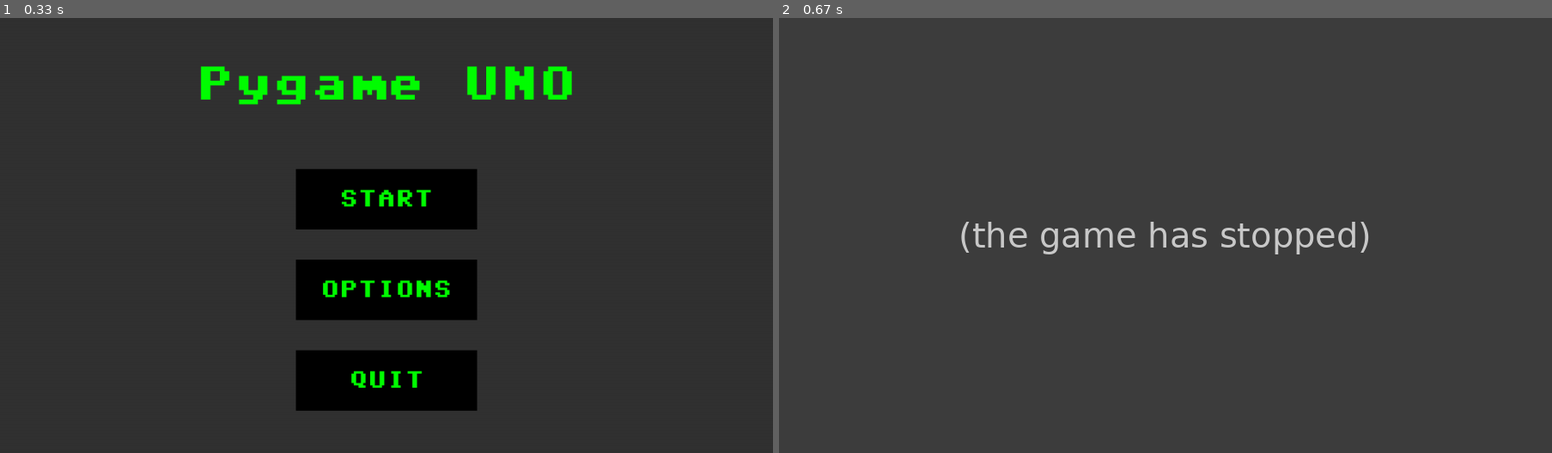
Above: before the commit, frames 1-2 (left to right).
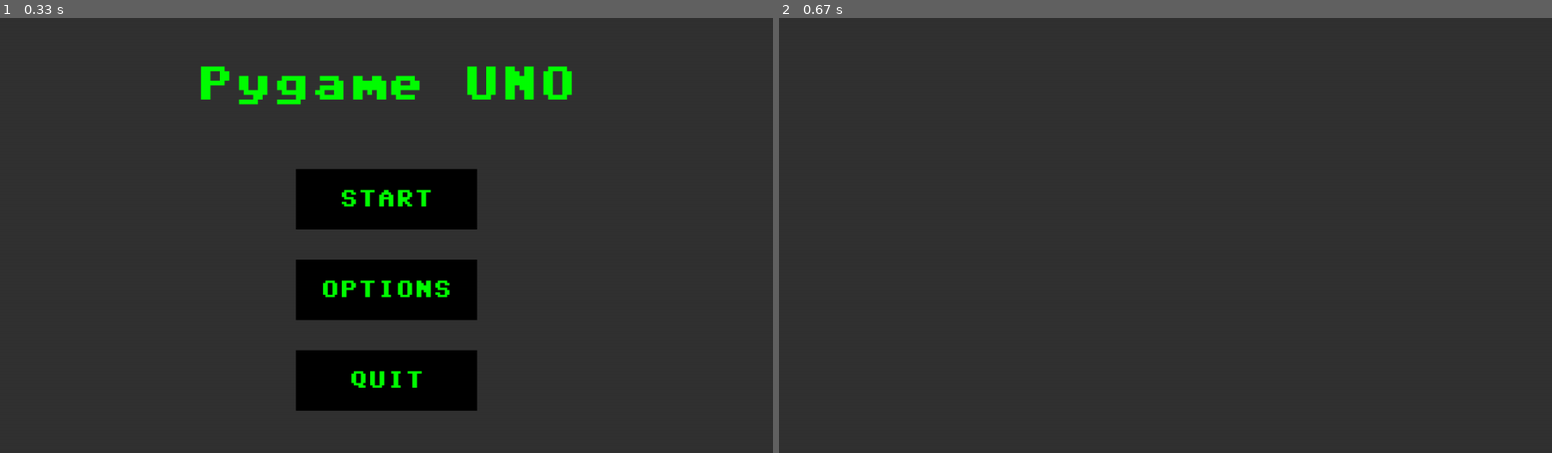
Above: after the commit, the same moments.

Repository: jrsky723/pygameuno
Game: pygame game, started from main.py
Two runs of this game, one before a commit and one after it. Both use one fixed random seed, a clock stepped at 60 frames per second and the inputs below.
Inputs:
- Up to frame 1 (0.33 s): no input
- Up to frame 2 (0.67 s): click "START" at 0.38 s

Frame 1 is identical in both runs. In frame 2, 1.1% of the frame differs, in the area x 23-77%, y 46-55%.
Error before the commit: KeyError: 'player_name' (game.py line 10); the game stopped at 0.43 s (later frames are placeholders)

Commit message:
uno_game init

Diff:
--- /dev/null
+++ b/game/ai_player.py
@@ -0,0 +1,5 @@
+from game.player import Player
+
+
+class AIPlayer(Player):
+    pass
--- a/game/card.py
+++ b/game/card.py
@@ -1,8 +1,10 @@
 class Card:
     def __init__(
         self,
+        type,
         color,
         value,
     ):
+        self.type = type
         self.color = color
         self.value = value
--- a/game/player.py
+++ b/game/player.py
@@ -0,0 +1,17 @@
+class Player:
+    def __init__(self, player_idx):
+        self.idx = player_idx
+        self.hand = []
+        self.name = f"Player {player_idx}"
+
+    def add_card(self, card):
+        self.hand.append(card)
+
+    def can_play(self, card):
+        for c in self.hand:
+            if c.type == "wild" or c.color == card.color or c.value == card.value:
+                return True
+        return False
+
+    def play_card(self, card):
+        self.hand.remove(card)
--- a/game/uno_game.py
+++ b/game/uno_game.py
@@ -0,0 +1,96 @@
+import random
+from game.card import Card
+from game.player import Player
+
+
+class UnoGame:
+    def __init__(self, player_number=2):
+        self.deck = self.create_deck()
+        self.player_number = player_number
+        self.players = []
+        self.discard_pile = []
+        self.current_player_index = 0
+        self.direction = 1
+        self.init_game()
+
+    def create_deck(self):
+        cards = []
+        colors = ["red", "green", "blue", "yellow"]
+        for color in colors:
+            # Add numbered cards
+            for i in range(10):
+                cards.append(Card(type="number", color=color, value=str(i)))
+                if i != 0:
+                    cards.append(Card(type="number", color=color, value=str(i)))
+            # Add action cards
+            for value in ["skip", "reverse", "draw2"]:
+                cards.append(Card(type="action", color=color, value=value))
+            # Add wild cards
+            for value in ["draw4", "color_change", "reload"]:
+                cards.append(Card(type="wild", color="black", value=value))
+        return cards
+
+    def shuffle_deck(self):
+        random.shuffle(self.deck)
+
+    def deal_cards(self, num_cards=7):
+        for i in range(num_cards):
+            for player in self.players:
+                card = self.deck.pop(0)
+                player.add_card(card)
+
+    def add_player(self, player):
+        self.players.append(player)
+
+    def init_game(self):
+        self.shuffle_deck()
+        self.deal_cards()
+        self.discard_pile.append(self.deck.pop(0))
+        for player_idx in range(self.player_number):
+            self.add_player(Player(player_idx))
+        self.deal_cards()
+
+        # self.shuffle_deck()
+        # self.deal_cards()
+        # # Place the top card of the deck on the discard pile
+        # self.discard_pile.append(self.deck.pop(0))
+        # while True:
+        #     # Get the current player
+        #     current_player = self.players[self.current_player_index]
+        #     print(f"Current player: {current_player.name}")
+        #     # Check if the player can play a card
+        #     if current_player.can_play(self.discard_pile[-1]):
+        #         card = current_player.play_card(self.discard_pile[-1])
+        #         print(f"{current_player.name} played {card}")
+        #         self.discard_pile.append(card)
+        #         # Check if the player has won
+        #         if len(current_player.hand) == 0:
+        #             print(f"{current_player.name} has won!")
+        #             break
+        #     else:
+        #         # Draw a card
+        #         card = self.deck.pop(0)
+        #         print(f"{current_player.name} drew {card}")
+        #         current_player.add_card(card)
+        #         # Check if the player can now play a card
+        #         if current_player.can_play(self.discard_pile[-1]):
+        #             card = current_player.play_card(self.discard_pile[-1])
+        #             print(f"{current_player.name} played {card}")
+        #             self.discard_pile.append(card)
+        #             # Check if the player has won
+        #             if len(current_player.hand) == 0:
+        #                 print(f"{current_player.name} has won!")
+        #                 break
+        #     # Move on to the next player
+        #     self.current_player_index += self.direction
+        #     if self.current_player_index < 0:
+        #         self.current_player_index = len(self.players) - 1
+        #     elif self.current_player_index >= len(self.players):
+        #         self.current_player_index = 0
+        #     print("------------------------------------------------------")
+
+
+if __name__ == "__main__":
+    game = UnoGame()
+    for player in game.players:
+        print(f"{player.name}: {player.hand}")
--- a/screens/game.py
+++ b/screens/game.py
@@ -1,5 +1,7 @@
 import pygame
+from game.uno_game import UnoGame
 from screens.screen import Screen
+from renders.rect import Rect
 from utils.constants import SCREEN as S
 from utils.color_conversion import rgb
 
@@ -7,18 +9,8 @@
 class GameScreen(Screen):
     def __init__(self, screen, options):
         super().__init__(screen, options)
-        self.player_name = options["player_name"]
-        self.font = pygame.font.Font(None, S.FONT_SIZE)
-        self.text_surface = self.font.render(
-            f"Hello, {self.player_name}!", True, rgb("white", self.color_blind)
-        )
-        self.text_rect = self.text_surface.get_rect(
-            center=(
-                self.screen_width // 2,
-                self.screen_height // 2,
-            )
-        )
+        self.computer_players = 1
+        self.game = UnoGame(player_number=self.computer_players + 1)
 
     def draw(self):
         super().draw()
-        self.screen.blit(self.text_surface, self.text_rect)
--- /dev/null
+++ b/uno_game.py
@@ -0,0 +1,67 @@
+import random
+from game.card import Card
+from game.player import Player
+
+
+class UnoGame:
+    def __init__(self, player_number=2):
+        self.deck = self.create_deck()
+        self.player_number = player_number
+        self.players = []
+        self.discard_pile = []
+        self.current_player_index = 0
+        self.direction = 1
+        self.init_game()
+
+    def create_deck(self):
+        cards = []
+        colors = ["red", "green", "blue", "yellow"]
+        for color in colors:
+            # Add numbered cards
+            for i in range(10):
+                cards.append(Card(type="number", color=color, value=str(i)))
+                if i != 0:
+                    cards.append(Card(type="number", color=color, value=str(i)))
+            # Add action cards
+            for value in ["skip", "reverse", "draw2"]:
+                cards.append(Card(type="action", color=color, value=value))
+            # Add wild cards
+            for value in ["draw4", "color_change", "reload"]:
+                cards.append(Card(type="wild", color="black", value=value))
+        return cards
+
+    def shuffle_deck(self):
+        random.shuffle(self.deck)
+
+    def deal_cards(self, num_cards=7):
+        for i in range(num_cards):
+            for player in self.players:
+                card = self.deck.pop(0)
+                player.add_card(card)
+
+    def add_player(self, player):
+        self.players.append(player)
+
+    def init_game(self):
+        self.shuffle_deck()
+        self.deal_cards()
+        self.discard_pile.append(self.deck.pop(0))
+        for player_idx in range(self.player_number):
+            self.add_player(Player(player_idx))
+        self.deal_cards()
+        self.discard_pile.append(self.deck.pop(0))
+
+
+
+if __name__ == "__main__":
+    game = UnoGame()
+    for player in game.players:
+        print(player.idx)
+        for card in player.hand:
+            print(card.color, card.type, card.value)
+    print(
+        "Discard pile:",
+        game.discard_pile[0].color,
+        game.discard_pile[0].type,
+        game.discard_pile[0].value,
+    )
Not shown, changed: README.md
Empty file removed: game/deck.py
